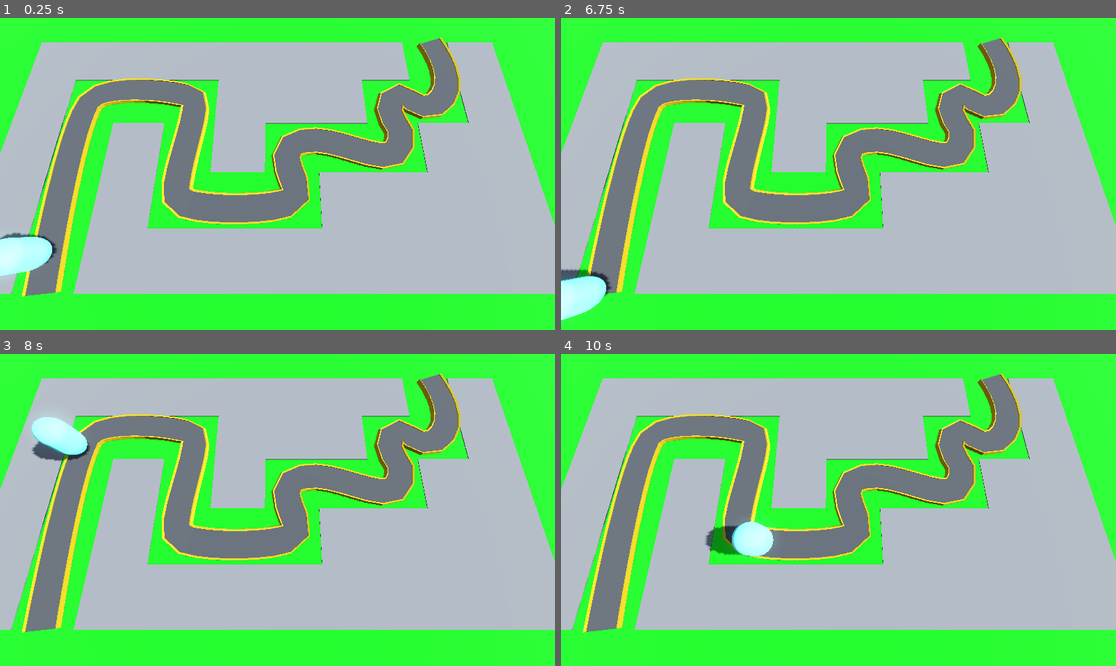
Above: before the commit, frames 1-4 (two rows, left to right).
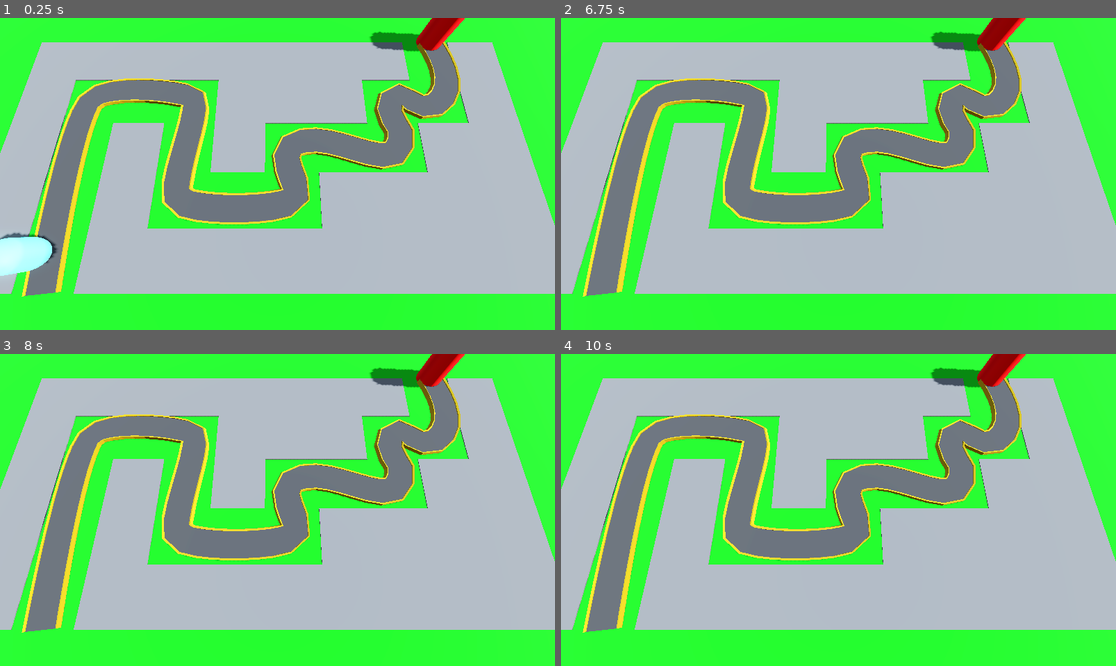
Above: after the commit, the same moments.

Repository: LunarOrbital/Barbarian-Blaster
Game: Godot game, scene res://Scenes/base_level.tscn
The game is run twice, just before and just after one commit, with the same random seed, the same clock (stepped at 60 frames per second) and the same inputs.
Inputs:
- Up to frame 1 (0.25 s): no input
- Up to frame 2 (6.75 s): no input
- Up to frame 3 (8 s): no input
- Up to frame 4 (10 s): no input

The runs differ from the first frame. In frame 1, 1.0% of the frame differs, in the area x 66-84%, y 0-11%; in frame 2, 2.1%; in frame 3, 2.1%, in the area x 5-84%, y 0-35%; in frame 4, 2.1%.

Commit message:
base added

Diff:
--- /dev/null
+++ b/Scenes/base.tscn
@@ -0,0 +1,16 @@
+[gd_scene load_steps=3 format=3 uid="uid://bk6sqs6u5pcdc"]
+
+[ext_resource type="Script" uid="uid://cdqob4fj2dsrm" path="res://Scripts/base.gd" id="1_31hd7"]
+
+[sub_resource type="StandardMaterial3D" id="StandardMaterial3D_2nhcr"]
+albedo_color = Color(1, 0, 0, 1)
+
+[node name="Base" type="Node3D" groups=["base"]]
+script = ExtResource("1_31hd7")
+
+[node name="CSGCylinder3D" type="CSGCylinder3D" parent="."]
+transform = Transform3D(1, 0, 0, 0, 1, 0, 0, 0, 1, 0, 1.75, 0)
+radius = 1.0
+height = 3.5
+sides = 34
+material = SubResource("StandardMaterial3D_2nhcr")
--- a/Scenes/base_level.tscn
+++ b/Scenes/base_level.tscn
@@ -1,7 +1,8 @@
-[gd_scene load_steps=11 format=3 uid="uid://dngke2s5k2n2l"]
+[gd_scene load_steps=12 format=3 uid="uid://dngke2s5k2n2l"]
 
 [ext_resource type="MeshLibrary" uid="uid://duqk0iwub5l5k" path="res://Scenes/MeshLibraries/space_library.tres" id="1_5gpc1"]
 [ext_resource type="PackedScene" uid="uid://y4t2jrewf66j" path="res://Scenes/enemy.tscn" id="2_5s04l"]
+[ext_resource type="PackedScene" uid="uid://bk6sqs6u5pcdc" path="res://Scenes/base.tscn" id="3_577fb"]
 
 [sub_resource type="ProceduralSkyMaterial" id="ProceduralSkyMaterial_i06e5"]
 sky_horizon_color = Color(0.66224277, 0.6717428, 0.6867428, 1)
@@ -110,4 +111,7 @@
 material = SubResource("StandardMaterial3D_l7ey7")
 
 [node name="Enemy" parent="Path3D" instance=ExtResource("2_5s04l")]
-transform = Transform3D(-0.108069345, 0, 0.9941268, 0, 1, 0, -0.9941268, 0, -0.108069345, 11.986502, 0, 13.961822)
+transform = Transform3D(-0.10806937, 0, 0.99412704, 0, 1, 0, -0.99412704, 0, -0.10806937, 11.986502, 0, 13.961822)
+
+[node name="Base" parent="." instance=ExtResource("3_577fb")]
+transform = Transform3D(1, 0, 0, 0, 1, 0, 0, 0, 1, -7.9193506, 0, -14.29299)
--- a/Scenes/enemy.tscn
+++ b/Scenes/enemy.tscn
@@ -12,6 +12,7 @@
 
 [node name="Enemy" type="PathFollow3D"]
 transform = Transform3D(-0.108069256, 0, 0.994126, 0, 1, 0, -0.994126, 0, -0.108069256, 0, 0, 0)
+loop = false
 script = ExtResource("1_613su")
 
 [node name="EnemyMesh" type="MeshInstance3D" parent="."]
--- /dev/null
+++ b/Scripts/base.gd
@@ -0,0 +1,5 @@
+extends Node3D
+class_name base
+
+func take_damage() -> void:
+	print("damage take")
--- a/Scripts/enemy.gd
+++ b/Scripts/enemy.gd
@@ -1,6 +1,7 @@
 extends PathFollow3D
 ##The speed in m/s the enemy will move
 @export var speed := 10
+@onready var base2 : base = get_tree().get_first_node_in_group("base")
 # Called when the node enters the scene tree for the first time.
 func _ready() -> void:
 	pass # Replace with function body.
@@ -8,4 +9,8 @@
 
 # Called every frame. 'delta' is the elapsed time since the previous frame.
 func _process(delta: float) -> void:
-	progress += speed *delta
+	if (progress_ratio >=1):
+		base2.take_damage()
+		queue_free()
+	else:
+		progress += speed *delta
--- a/project.godot
+++ b/project.godot
@@ -14,3 +14,7 @@
 run/main_scene="uid://dngke2s5k2n2l"
 config/features=PackedStringArray("4.5", "Forward Plus")
 config/icon="res://Assets/icon.svg"
+
+[global_group]
+
+base=""
Not shown, added: Scripts/base.gd.uid
